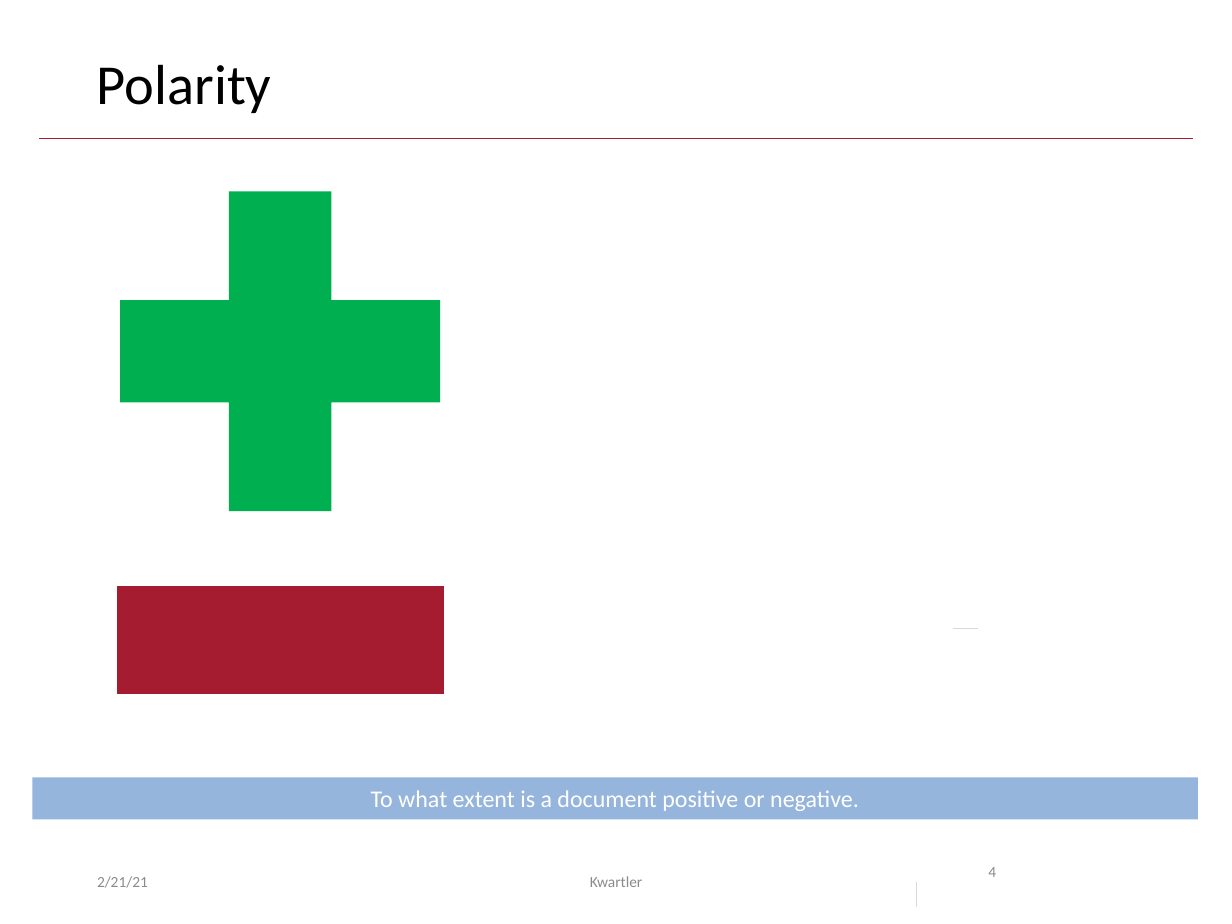
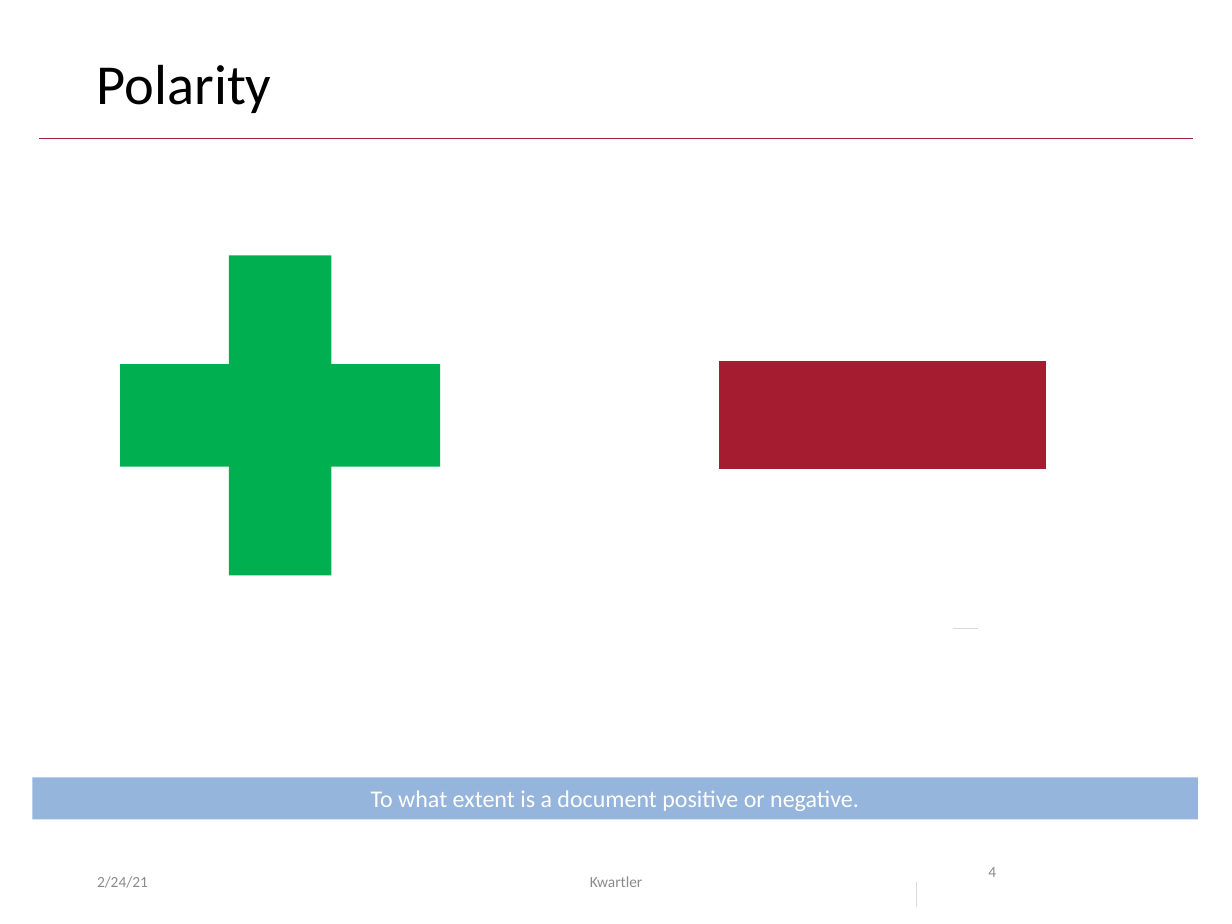
Before and after one commit to kwartler/Harvard_NLP_Student, a slide deck: slide 4 of lessons/E_Polarization_Sentiment/polarity.pptx. Drawn at 1232x924 pixels with LibreOffice and Linux fonts; fonts in the diff are those of the drawing; background and template pictures are left out. Boxes give left, top, right and bottom in pixels: in the first picture for what was removed or moved away, otherwise in the second. Text is boxed around its words. In the diff, an @@ line names an element or a change of style, - is before the commit and + after.

```diff
--- a/lessons/E_Polarization_Sentiment/polarity.pptx
+++ b/lessons/E_Polarization_Sentiment/polarity.pptx
@@ plus sign: place and size @@
-plus sign at bbox=[63, 133, 498, 568]
+plus sign at bbox=[63, 198, 498, 633]
@@ math minus: place and size @@
-math minus at bbox=[58, 411, 503, 870]
+math minus at bbox=[659, 186, 1104, 644]
@@ text at bbox=[97, 876, 148, 888]: text changed @@
-2/21/21
+2/24/21
```
Also in this commit, not shown: 13 other slides changed, 1 slide added, 5 other files.
